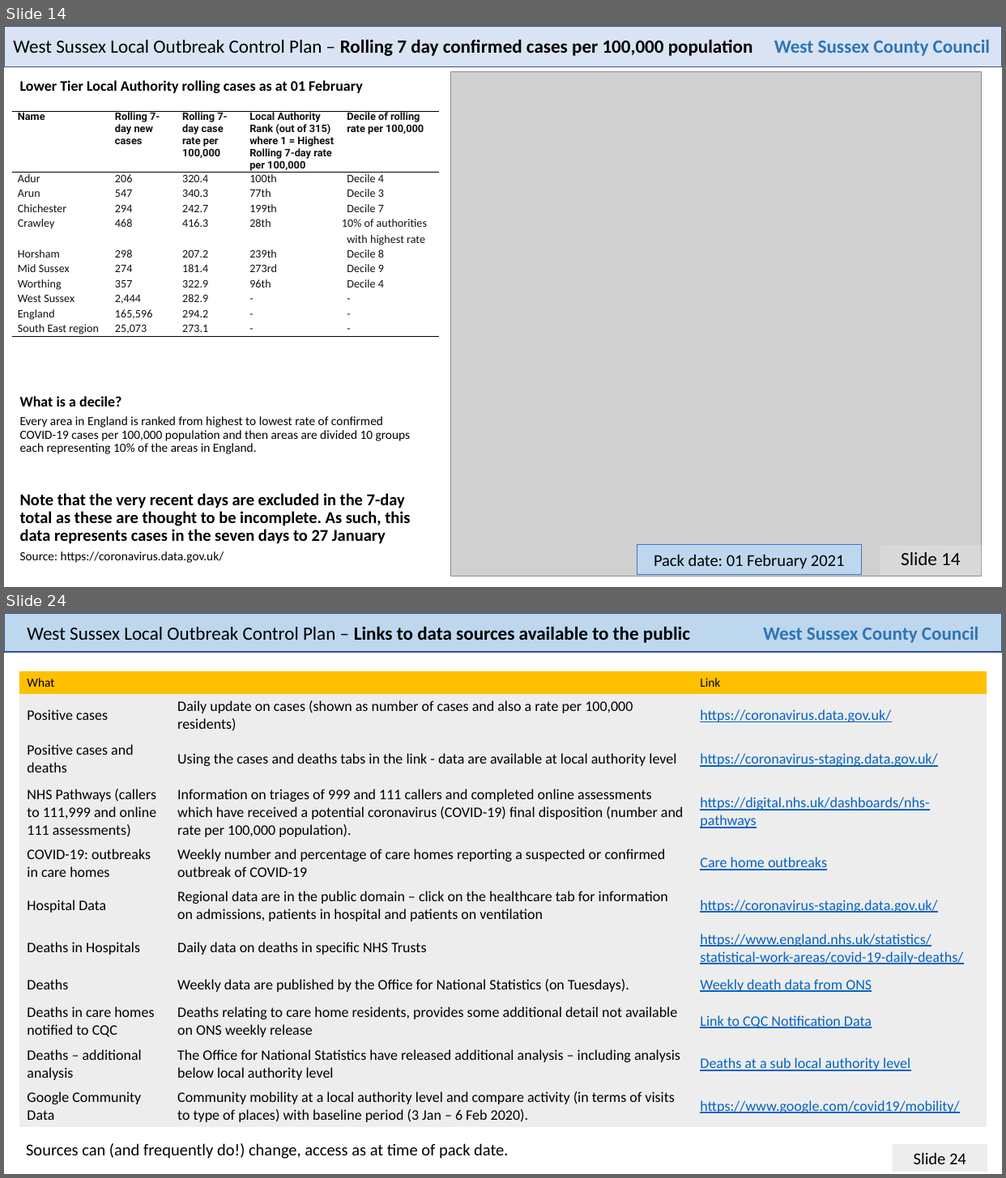
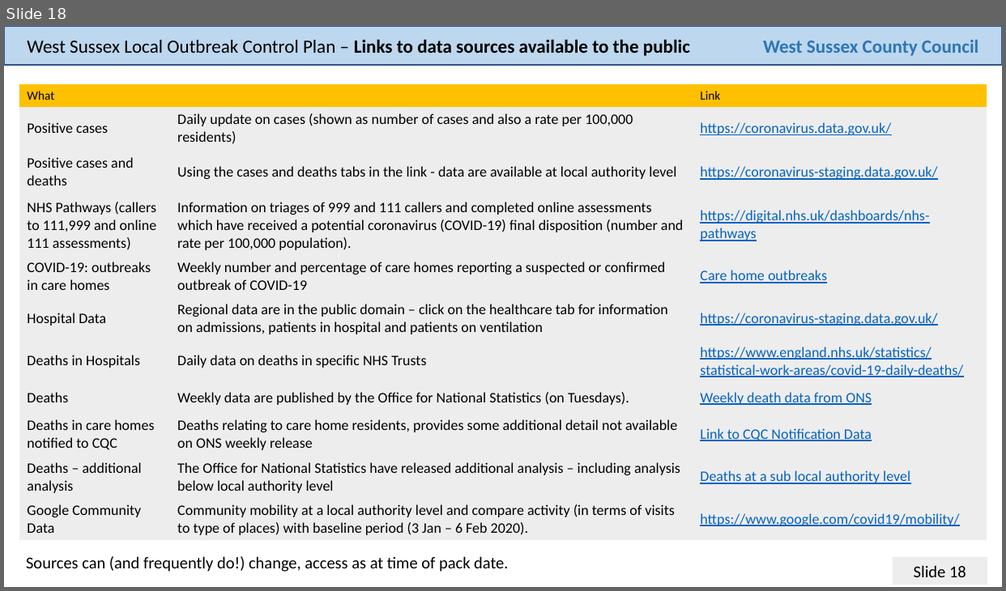
Before and after one commit to psychty/wsx_covid_datapack_public, a slide deck: Latest_West_Sussex_C19_slide_deck.pptx. Shown one above the other, each under a label of ours: slides 14 and 24 before the commit, slide 18 after it; the slides between them are not shown. The pictures are 1006x1178 and 1006x591 pixels, drawn with LibreOffice and Linux fonts; fonts in the diff are those of the drawing; grey boxes stand for pictures. Boxes give left, top, right and bottom in pixels: in the first picture for what was removed or moved away, otherwise in the second. Text is boxed around its words. In the diff, an @@ line names an element or a change of style, - is before the commit and + after.

```diff
--- a/Latest_West_Sussex_C19_slide_deck.pptx
+++ b/Latest_West_Sussex_C19_slide_deck.pptx
@@ slide 14 removed at bbox=[4, 26, 1002, 587], background #FFFFFF @@
@@ rectangle removed at bbox=[4, 26, 1002, 67] @@
@@ text removed at bbox=[13, 39, 753, 56] @@
-West Sussex Local Outbreak Control Plan – Rolling 7 day confirmed cases per 100,000 population
@@ text removed at bbox=[774, 40, 990, 56] @@
-West Sussex County Council
@@ picture removed at bbox=[451, 71, 982, 577] @@
@@ text removed at bbox=[20, 80, 363, 93] @@
-Lower Tier Local Authority rolling cases as at 01 February
@@ table removed at bbox=[12, 111, 439, 338], 11 rows, 5 columns @@
-Name | Rolling 7-day new cases | Rolling 7-day case rate per 100,000 | Local Authority Rank (out of 315) where 1 = Highest Rolling 7-day rate per 100,000 | Decile of rolling rate per 100,000
-Adur | 206 | 320.4 | 100th | Decile 4
-Arun | 547 | 340.3 | 77th | Decile 3
-Chichester | 294 | 242.7 | 199th | Decile 7
-Crawley | 468 | 416.3 | 28th | 10% of authorities with highest rate
-Horsham | 298 | 207.2 | 239th | Decile 8
-Mid Sussex | 274 | 181.4 | 273rd | Decile 9
-Worthing | 357 | 322.9 | 96th | Decile 4
-West Sussex | 2,444 | 282.9 | - | -
-England | 165,596 | 294.2 | - | -
-South East region | 25,073 | 273.1 | - | -
@@ text removed at bbox=[20, 396, 121, 407] @@
-What is a decile?
@@ text removed at bbox=[20, 416, 411, 454] @@
-Every area in England is ranked from highest to lowest rate of confirmed COVID-19 cases per 100,000 population and then areas are divided 10 groups each representing 10% of the areas in England.
@@ text removed at bbox=[20, 493, 410, 544] @@
-Note that the very recent days are excluded in the 7-day total as these are thought to be incomplete. As such, this data represents cases in the seven days to 27 January
@@ text removed at bbox=[20, 552, 224, 563] @@
-Source: https://coronavirus.data.gov.uk/
@@ rectangle removed at bbox=[637, 544, 862, 574] @@
-Pack date: 01 February 2021
@@ text removed at bbox=[880, 545, 981, 575] @@
-Slide 14
@@ what was slide 24 is now slide 18 @@
@@ page number at bbox=[914, 565, 966, 578]: text changed @@
-Slide 24
+Slide 18
```
Also in this commit, not shown: 17 slides changed, 5 other slides removed, 28 other files.
